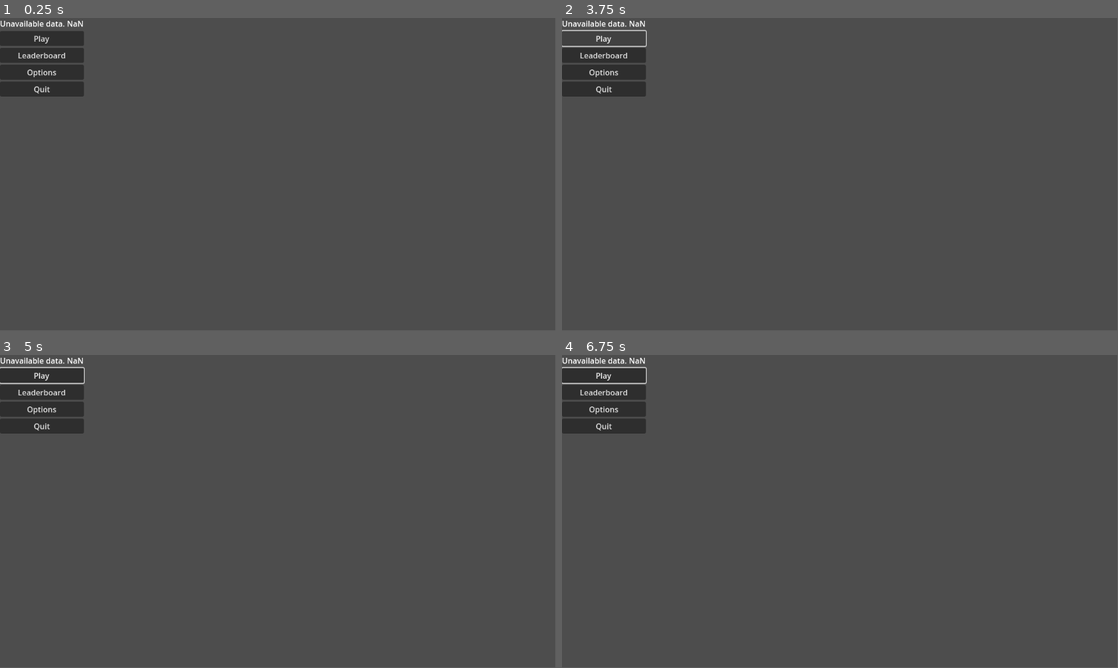
Above: before the commit, frames 1-4 (two rows, left to right).
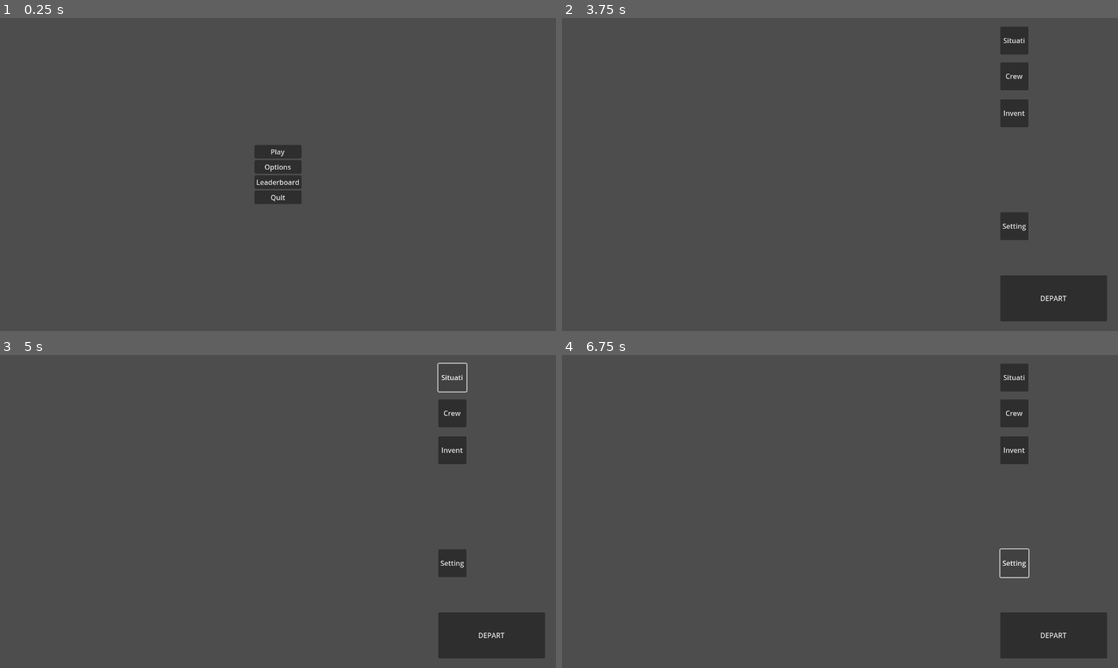
Above: after the commit, the same moments.

Repository: macshack/SAE-BUT3-Rogue-Like
Game: Godot game, scene res://Scenes/main.tscn
Two runs of this game, one before a commit and one after it. Both use one fixed random seed, a clock stepped at 60 frames per second and the inputs below. Before the commit the project starts from res://Scenes/main_menu.tscn.
Inputs (mouse positions are in pixels of both pictures, inside the frame that each line leads up to):
- Up to frame 1 (0.25 s): no input
- Up to frame 2 (3.75 s): click "Leaderboard" at 0.5 s; click (840, 177) at 1.25 s, where only the run after the commit has a clickable "back"; click "Options" at 2 s; click (840, 180) at 2.75 s, where only the run after the commit has a clickable "Back"; click "Play" at 3.5 s
- Up to frame 3 (5 s): click (450, 376) at 4.25 s, where only the run after the commit has a clickable "Situati"
- Up to frame 4 (6.75 s): click (1012, 414) at 5 s, where only the run after the commit has a clickable "Crew"; click (1012, 448) at 5.75 s, where only the run after the commit has a clickable "Invent"; click (1012, 561) at 6.5 s, where only the run after the commit has a clickable "Setting"
In our replay, the window is 799x449 before the commit and 800x450 after it. These sizes can differ from the game's own. Grey fills any space a smaller window leaves; there, only what the larger window draws over its background counts as a difference.

The runs differ from the first frame. In frame 1, 4.3% of the frame differs, in the area x 0-55%, y 0-60%; in frame 2, 6.9%; in frame 3, 7.3%; in frame 4, 7.3%, in the area x 0-98%, y 0-97%.

Commit message:
Scene MainMenu debut, Scene Destination debut

Diff:
--- /dev/null
+++ b/Scenes/DestinationScene.tscn
@@ -0,0 +1,100 @@
+[gd_scene load_steps=4 format=3 uid="uid://bhy0sin6o8gnk"]
+
+[ext_resource type="Texture2D" uid="uid://dogxnr8847sor" path="res://Assets/UI/DestinationUI.png" id="1_amdmj"]
+[ext_resource type="Script" path="res://Scripts/DestinationControl.gd" id="1_gpue2"]
+[ext_resource type="Texture2D" uid="uid://2ffek3cykt7m" path="res://Assets/GreenRadar/OccupiedSpace/occupiedSpace-green- (6).png" id="2_5q1nu"]
+
+[node name="Control" type="Control"]
+layout_mode = 3
+anchors_preset = 15
+anchor_right = 1.0
+anchor_bottom = 1.0
+grow_horizontal = 2
+grow_vertical = 2
+script = ExtResource("1_gpue2")
+
+[node name="DestinationAspectContainer" type="AspectRatioContainer" parent="."]
+layout_mode = 1
+anchors_preset = 15
+anchor_right = 1.0
+anchor_bottom = 1.0
+grow_horizontal = 2
+grow_vertical = 2
+stretch_mode = 3
+alignment_horizontal = 0
+alignment_vertical = 0
+
+[node name="TextureRect" type="TextureRect" parent="DestinationAspectContainer"]
+layout_mode = 2
+texture = ExtResource("1_amdmj")
+expand_mode = 1
+stretch_mode = 4
+
+[node name="DestinationBackgroundAspectContainer" type="AspectRatioContainer" parent="."]
+layout_mode = 0
+offset_left = 25.0
+offset_top = 20.0
+offset_right = 991.0
+offset_bottom = 561.0
+stretch_mode = 3
+alignment_horizontal = 0
+alignment_vertical = 0
+
+[node name="TextureRect" type="TextureRect" parent="DestinationBackgroundAspectContainer"]
+layout_mode = 2
+texture = ExtResource("2_5q1nu")
+expand_mode = 1
+stretch_mode = 4
+
+[node name="CrewmateBox" type="HBoxContainer" parent="."]
+layout_mode = 0
+offset_left = 26.0
+offset_top = 595.0
+offset_right = 665.0
+offset_bottom = 700.0
+
+[node name="SituationButton" type="Button" parent="."]
+layout_mode = 0
+offset_left = 1009.0
+offset_top = 20.0
+offset_right = 1074.0
+offset_bottom = 84.0
+text = "Situati"
+
+[node name="CrewButton" type="Button" parent="."]
+layout_mode = 0
+offset_left = 1009.0
+offset_top = 102.0
+offset_right = 1074.0
+offset_bottom = 166.0
+text = "Crew"
+
+[node name="InventoryButton" type="Button" parent="."]
+layout_mode = 0
+offset_left = 1009.0
+offset_top = 187.0
+offset_right = 1074.0
+offset_bottom = 251.0
+text = "Invent"
+
+[node name="SettingsButton" type="Button" parent="."]
+layout_mode = 0
+offset_left = 1009.0
+offset_top = 447.0
+offset_right = 1074.0
+offset_bottom = 511.0
+text = "Setting"
+
+[node name="DepartButton" type="Button" parent="."]
+layout_mode = 0
+offset_left = 1009.0
+offset_top = 592.0
+offset_right = 1255.0
+offset_bottom = 698.0
+text = "DEPART"
+
+[connection signal="pressed" from="SituationButton" to="." method="_on_situation_button_pressed"]
+[connection signal="pressed" from="CrewButton" to="." method="_on_crew_button_pressed"]
+[connection signal="pressed" from="InventoryButton" to="." method="_on_inventory_button_pressed"]
+[connection signal="pressed" from="SettingsButton" to="." method="_on_settings_button_pressed"]
+[connection signal="pressed" from="DepartButton" to="." method="_on_depart_button_pressed"]
--- /dev/null
+++ b/Scenes/MainMenuScene.tscn
@@ -0,0 +1,102 @@
+[gd_scene load_steps=5 format=3 uid="uid://eoqgocmvhjw7"]
+
+[ext_resource type="Texture2D" uid="uid://m0esey6u5ufe" path="res://Assets/UI/MainMenu.png" id="1_gwj4e"]
+[ext_resource type="Script" path="res://Scripts/MainMenuControl.gd" id="2_owihh"]
+[ext_resource type="Script" path="res://Scripts/LeaderboardControl.gd" id="3_xuh07"]
+[ext_resource type="Script" path="res://Scripts/OptionsControl.gd" id="4_08yjr"]
+
+[node name="Control" type="Control"]
+layout_mode = 3
+anchors_preset = 15
+anchor_right = 1.0
+anchor_bottom = 1.0
+grow_horizontal = 2
+grow_vertical = 2
+
+[node name="AspectRatioContainer" type="AspectRatioContainer" parent="."]
+layout_mode = 1
+anchors_preset = 15
+anchor_right = 1.0
+anchor_bottom = 1.0
+grow_horizontal = 2
+grow_vertical = 2
+stretch_mode = 3
+alignment_horizontal = 0
+alignment_vertical = 0
+
+[node name="TextureRect" type="TextureRect" parent="AspectRatioContainer"]
+layout_mode = 2
+texture = ExtResource("1_gwj4e")
+expand_mode = 1
+stretch_mode = 4
+
+[node name="CenterContainer" type="CenterContainer" parent="."]
+layout_mode = 1
+anchors_preset = 15
+anchor_right = 1.0
+anchor_bottom = 1.0
+grow_horizontal = 2
+grow_vertical = 2
+script = ExtResource("2_owihh")
+
+[node name="Menu" type="VBoxContainer" parent="CenterContainer"]
+layout_mode = 2
+
+[node name="Play" type="Button" parent="CenterContainer/Menu"]
+layout_mode = 2
+text = "Play"
+
+[node name="Options" type="Button" parent="CenterContainer/Menu"]
+layout_mode = 2
+text = "Options"
+
+[node name="Leaderboard" type="Button" parent="CenterContainer/Menu"]
+layout_mode = 2
+text = "Leaderboard"
+
+[node name="Quit" type="Button" parent="CenterContainer/Menu"]
+layout_mode = 2
+text = "Quit"
+
+[node name="Leaderboard" type="VBoxContainer" parent="CenterContainer"]
+custom_minimum_size = Vector2(500, 0)
+layout_mode = 2
+script = ExtResource("3_xuh07")
+
+[node name="HTTPRequest" type="HTTPRequest" parent="CenterContainer/Leaderboard"]
+
+[node name="ScrollContainer" type="ScrollContainer" parent="CenterContainer/Leaderboard"]
+layout_mode = 2
+
+[node name="Tableau" type="VBoxContainer" parent="CenterContainer/Leaderboard/ScrollContainer"]
+custom_minimum_size = Vector2(0, 200)
+layout_mode = 2
+
+[node name="ToMainMenu" type="Button" parent="CenterContainer/Leaderboard"]
+layout_mode = 2
+text = "back"
+
+[node name="Options" type="VBoxContainer" parent="CenterContainer"]
+layout_mode = 2
+script = ExtResource("4_08yjr")
+
+[node name="TabContainer" type="TabContainer" parent="CenterContainer/Options"]
+layout_mode = 2
+
+[node name="Video" type="VBoxContainer" parent="CenterContainer/Options/TabContainer"]
+layout_mode = 2
+
+[node name="Audio" type="VBoxContainer" parent="CenterContainer/Options/TabContainer"]
+visible = false
+layout_mode = 2
+
+[node name="ToMainMenu" type="Button" parent="CenterContainer/Options"]
+layout_mode = 2
+text = "Back"
+
+[connection signal="pressed" from="CenterContainer/Menu/Play" to="CenterContainer" method="_on_play_pressed"]
+[connection signal="pressed" from="CenterContainer/Menu/Options" to="CenterContainer" method="_on_options_pressed"]
+[connection signal="pressed" from="CenterContainer/Menu/Leaderboard" to="CenterContainer" method="_on_leaderboard_pressed"]
+[connection signal="pressed" from="CenterContainer/Menu/Quit" to="CenterContainer" method="_on_quit_pressed"]
+[connection signal="pressed" from="CenterContainer/Leaderboard/ToMainMenu" to="CenterContainer/Leaderboard" method="_on_to_main_menu_pressed"]
+[connection signal="pressed" from="CenterContainer/Options/ToMainMenu" to="CenterContainer/Options" method="_on_to_main_menu_pressed"]
--- a/Scenes/main.tscn
+++ b/Scenes/main.tscn
@@ -1,9 +1,6 @@
-[gd_scene load_steps=3 format=3 uid="uid://dpub6xkti713l"]
+[gd_scene load_steps=2 format=3 uid="uid://dpub6xkti713l"]
 
-[ext_resource type="Script" path="res://Scripts/Main.gd" id="1_ekn5y"]
-[ext_resource type="PackedScene" uid="uid://lbgv8krcwej0" path="res://Scenes/TestScenes/crew_creator_test.tscn" id="1_rn48g"]
+[ext_resource type="Script" path="res://Scripts/mainControl.gd" id="1_sfk8o"]
 
 [node name="Main" type="Node"]
-script = ExtResource("1_ekn5y")
-
-[node name="CrewCreator" parent="." instance=ExtResource("1_rn48g")]
+script = ExtResource("1_sfk8o")
--- a/Scenes/main_menu.tscn
+++ /dev/null
@@ -1,90 +0,0 @@
-[gd_scene load_steps=3 format=3 uid="uid://eoqgocmvhjw7"]
-
-[sub_resource type="GDScript" id="GDScript_ywb40"]
-script/source = "extends VBoxContainer
-
-@onready var scoreboardLine = preload(\"res://Scenes/UI/scoreboard_line.tscn\")
-
-var data
-var request
-# Called when the node enters the scene tree for the first time.
-func _ready():
-	request = HTTPRequest.new()
-	$HTTPRequest.request_completed.connect(_on_request_completed)
-	fetchLeaderboard()
-
-
-# Called every frame. 'delta' is the elapsed time since the previous frame.
-func _process(delta):
-	pass
-
-func _on_request_completed(result, response_code, headers, body):
-	if (response_code == 200):
-		var answer = JSON.parse_string(body.get_string_from_utf8())
-		data = answer.result
-		for player in data:
-			var inst = scoreboardLine.instantiate()
-			inst.setData(player[\"userId\"],JSON.stringify(player[\"gameData\"][\"highestScore\"]))
-			$Tableau.add_child(inst)
-	else:
-		var inst = scoreboardLine.instantiate()
-		inst.setData(\"Unavailable data.\",\"NaN\")
-		$Tableau.add_child(inst)
-
-func fetchLeaderboard():
-	$HTTPRequest.request(\"http://localhost:5500/getBestscores\")
-
-
-func _on_visibility_changed():
-	fetchLeaderboard();
-"
-
-[sub_resource type="GDScript" id="GDScript_1600q"]
-script/source = "extends VBoxContainer
-
-# Called when the node enters the scene tree for the first time.
-func _ready():
-	pass
-
-# Called every frame. 'delta' is the elapsed time since the previous frame.
-func _process(delta):
-	pass
-
-
-"
-
-[node name="MainMenu" type="VBoxContainer"]
-offset_right = 40.0
-offset_bottom = 40.0
-
-[node name="Leaderboard" type="VBoxContainer" parent="."]
-layout_mode = 2
-script = SubResource("GDScript_ywb40")
-
-[node name="HTTPRequest" type="HTTPRequest" parent="Leaderboard"]
-
-[node name="Tableau" type="VBoxContainer" parent="Leaderboard"]
-layout_mode = 2
-
-[node name="Menu" type="VBoxContainer" parent="."]
-layout_mode = 2
-script = SubResource("GDScript_1600q")
-
-[node name="Play" type="Button" parent="Menu"]
-layout_mode = 2
-text = "Play"
-
-[node name="Leaderboard" type="Button" parent="Menu"]
-layout_mode = 2
-text = "Leaderboard"
-
-[node name="Options" type="Button" parent="Menu"]
-layout_mode = 2
-text = "Options"
-
-[node name="Quit" type="Button" parent="Menu"]
-layout_mode = 2
-text = "Quit"
-
-[node name="Options" type="VBoxContainer" parent="."]
-layout_mode = 2
--- /dev/null
+++ b/Scripts/DestinationControl.gd
@@ -0,0 +1,38 @@
+extends Control
+
+
+# Called when the node enters the scene tree for the first time.
+func _ready():
+	pass # Replace with function body.
+
+
+# Called every frame. 'delta' is the elapsed time since the previous frame.
+func _process(delta):
+	pass
+
+func load_destination(destinationObject,crewObject):
+	pass
+
+func show_hide(toShow,toHide):
+	toShow.show()
+	toHide.hide()
+
+
+func _on_situation_button_pressed():
+	pass # Replace with function body.
+
+
+func _on_depart_button_pressed():
+	pass # Replace with function body.
+
+
+func _on_crew_button_pressed():
+	pass # Replace with function body.
+
+
+func _on_inventory_button_pressed():
+	pass # Replace with function body.
+
+
+func _on_settings_button_pressed():
+	pass # Replace with function body.
--- /dev/null
+++ b/Scripts/LeaderboardControl.gd
@@ -0,0 +1,41 @@
+extends VBoxContainer
+
+@onready var scoreboardLine = preload("res://Scenes/UI/scoreboard_line.tscn")
+
+var data
+var request
+# Called when the node enters the scene tree for the first time.
+func _ready():
+	request = HTTPRequest.new()
+	$HTTPRequest.request_completed.connect(_on_request_completed)
+	fetchLeaderboard()
+
+
+# Called every frame. 'delta' is the elapsed time since the previous frame.
+func _process(delta):
+	pass
+
+func _on_request_completed(result, response_code, headers, body):
+	if (response_code == 200):
+		var answer = JSON.parse_string(body.get_string_from_utf8())
+		data = answer.result
+		for player in data:
+			var inst = scoreboardLine.instantiate()
+			inst.setData(player["userId"],JSON.stringify(player["gameData"]["highestScore"]))
+			$ScrollContainer/Tableau.add_child(inst)
+	else:
+		var inst = scoreboardLine.instantiate()
+		inst.setData("Unavailable data.","NaN")
+		$ScrollContainer/Tableau.add_child(inst)
+
+func fetchLeaderboard():
+	$HTTPRequest.request("http://localhost:5500/getBestscores")
+
+
+func _on_visibility_changed():
+	fetchLeaderboard();
+
+
+func _on_to_main_menu_pressed():
+	$".".hide()
+	$"../Menu".show()
--- /dev/null
+++ b/Scripts/MainMenuControl.gd
@@ -0,0 +1,26 @@
+extends CenterContainer
+
+
+# Called when the node enters the scene tree for the first time.
+func _ready():
+	$Menu.show()
+	$Leaderboard.hide()
+	$Options.hide()
+
+func show_hide(optionOne,optionTwo):
+	optionOne.show()
+	optionTwo.hide()
+
+func _on_play_pressed():
+	get_tree().change_scene_to_file("res://Scenes/DestinationScene.tscn")
+
+
+func _on_options_pressed():
+	show_hide($Options,$Menu)
+
+
+func _on_leaderboard_pressed():
+	show_hide($Leaderboard,$Menu)
+
+func _on_quit_pressed():
+	get_tree().quit()
--- /dev/null
+++ b/Scripts/OptionsControl.gd
@@ -0,0 +1,17 @@
+extends VBoxContainer
+
+
+# Called when the node enters the scene tree for the first time.
+func _ready():
+	pass # Replace with function body.
+
+
+# Called every frame. 'delta' is the elapsed time since the previous frame.
+func _process(delta):
+	pass
+
+
+
+func _on_to_main_menu_pressed():
+	$".".hide()
+	$"../Menu".show()
--- a/Scripts/Skills.gd
+++ b/Scripts/Skills.gd
@@ -5,7 +5,7 @@
 	"Sneak":"Sneak is one's ability to go around unnoticed.",
 	"Guns":"Guns is one's ability to use every single types of guns or weapons shooting projectiles in general.",
 	"HandWeapons":"Hand weapons is one's ability to use every single type of hand weapons such as blades, spears, etc.",
-	"Strength":"Strength is one's ability to exert force on physical objects. ",
+	"Strength":"Strength is one's ability to exert force on physical objects.",
 	"Agility":"Agility is one's ability to quickly change its body's positon.",
 	"Knowledge":"Knowledge is one's ability to gather informations about the world.",
 	"Medical":"Medical is one's ability to heal himself, others and use medical gear.",
--- a/Scripts/Main.gd
+++ b/Scripts/mainControl.gd
@@ -1,9 +1,8 @@
 extends Node
-
 
 # Called when the node enters the scene tree for the first time.
 func _ready():
-	pass # Replace with function body.
+	get_tree().change_scene_to_file("res://Scenes/MainMenuScene.tscn")
 
 
 # Called every frame. 'delta' is the elapsed time since the previous frame.
--- a/project.godot
+++ b/project.godot
@@ -11,7 +11,7 @@
 [application]
 
 config/name="Kobi"
-run/main_scene="res://Scenes/main_menu.tscn"
+run/main_scene="res://Scenes/main.tscn"
 config/features=PackedStringArray("4.1", "GL Compatibility")
 
 [autoload]
@@ -22,6 +22,12 @@
 Characters="*res://Scripts/Characters.gd"
 Random="*res://Scripts/Random.gd"
 
+[display]
+
+window/size/viewport_width=1280
+window/size/viewport_height=720
+window/size/resizable=false
+
 [rendering]
 
 renderer/rendering_method="gl_compatibility"
